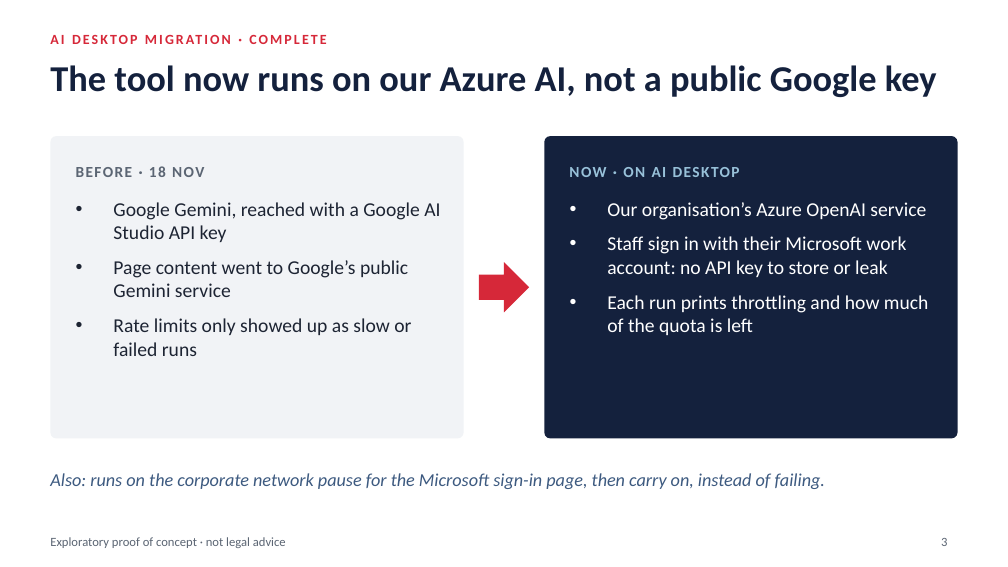
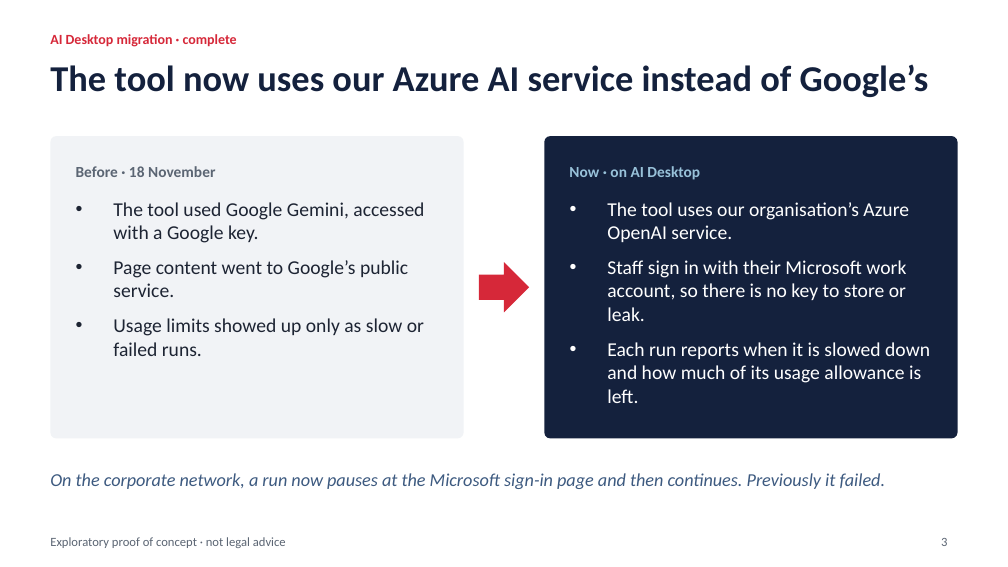
Before and after one commit to roflov2/browser-automation, a slide deck: slide 3 of docs/Drip_Pricing_PoC_update_2026-11-24.pptx. Drawn at 1008x567 pixels with LibreOffice and Linux fonts; fonts in the diff are those of the drawing. Boxes give left, top, right and bottom in pixels: in the first picture for what was removed or moved away, otherwise in the second. Text is boxed around its words. In the diff, an @@ line names an element or a change of style, - is before the commit and + after.

```diff
--- a/docs/Drip_Pricing_PoC_update_2026-11-24.pptx
+++ b/docs/Drip_Pricing_PoC_update_2026-11-24.pptx
@@ text at box(50, 34, 237, 47): text changed @@
-AI DESKTOP MIGRATION · COMPLETE
+AI Desktop migration · complete
@@ title at box(50, 64, 929, 97): text changed @@
-The tool now runs on our Azure AI, not a public Google key
+The tool now uses our Azure AI service instead of Google’s
@@ text at box(76, 166, 215, 177): text changed @@
-BEFORE · 18 NOV
+Before · 18 November
@@ text at box(569, 166, 700, 180): text changed @@
-NOW · ON AI DESKTOP
+Now · on AI Desktop
@@ text at box(113, 202, 424, 356): text changed @@
-• Google Gemini, reached with a Google AI Studio API key
-• Page content went to Google’s public Gemini service
-• Rate limits only showed up as slow or failed runs
+• The tool used Google Gemini, accessed with a Google key.
+• Page content went to Google’s public service.
+• Usage limits showed up only as slow or failed runs.
@@ text at box(607, 202, 930, 403): text changed @@
-• Our organisation’s Azure OpenAI service
-• Staff sign in with their Microsoft work account: no API key to store or leak
-• Each run prints throttling and how much of the quota is left
+• The tool uses our organisation’s Azure OpenAI service.
+• Staff sign in with their Microsoft work account, so there is no key to store or leak.
+• Each run reports when it is slowed down and how much of its usage allowance is left.
@@ text at box(50, 473, 886, 489): text changed @@
-Also: runs on the corporate network pause for the Microsoft sign-in page, then carry on, instead of failing.
+On the corporate network, a run now pauses at the Microsoft sign-in page and then continues. Previously it failed.
```
Also in this commit, not shown: 7 other slides changed.
